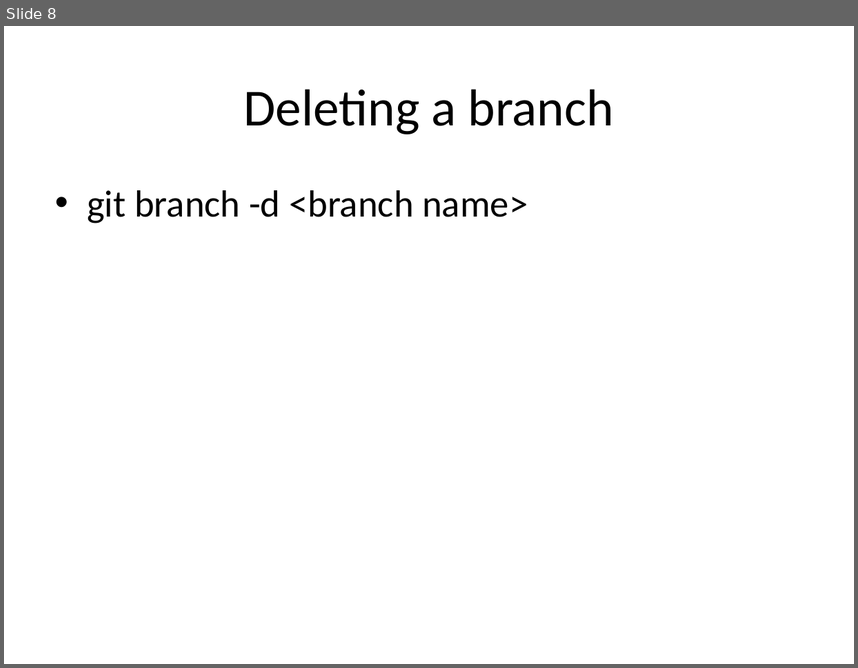
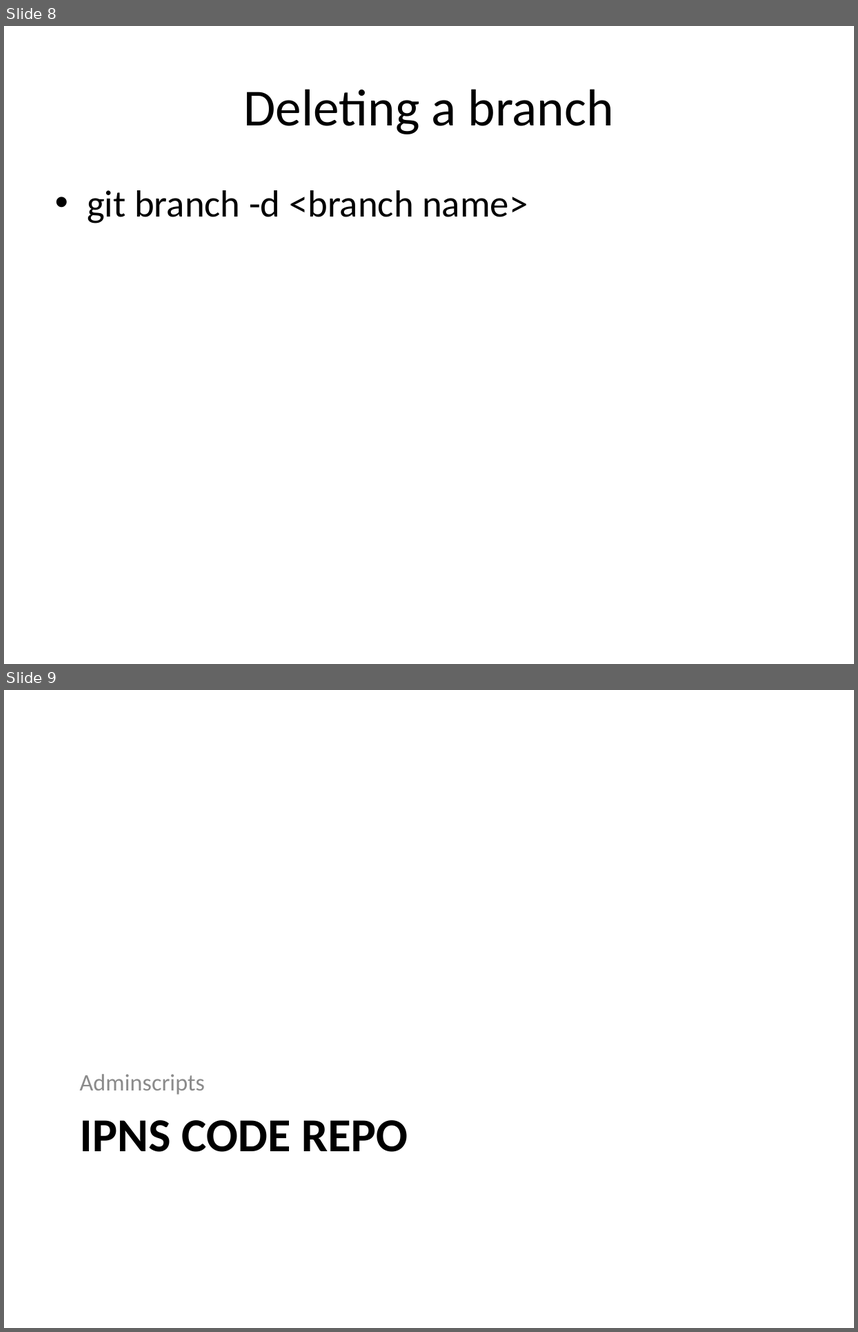
Before and after one commit to mbutry/GIT_test_repo, a slide deck: GIT_training.pptx. Shown one above the other, each under a label of ours: slide 8 before the commit, slides 8 and 9 after it. The pictures are 858x668 and 858x1332 pixels, drawn with LibreOffice and Linux fonts; fonts in the diff are those of the drawing. Boxes give left, top, right and bottom in pixels: in the first picture for what was removed or moved away, otherwise in the second. Text is boxed around its words. In the diff, an @@ line names an element or a change of style, - is before the commit and + after.

```diff
--- a/GIT_training.pptx
+++ b/GIT_training.pptx
@@ slide 9 added at (x1=4, y1=690, x2=854, y2=1328), background #FFFFFF @@
@@ text added at (x1=80, y1=1074, x2=205, y2=1094), 20 pt, text #8C8C8C @@
+Adminscripts
@@ title added at (x1=80, y1=1120, x2=408, y2=1152), 40 pt, text #000000, bold @@
+IPNS CODE REPO
```
Also in this commit, not shown: 1 slide changed, 5 other slides added.
